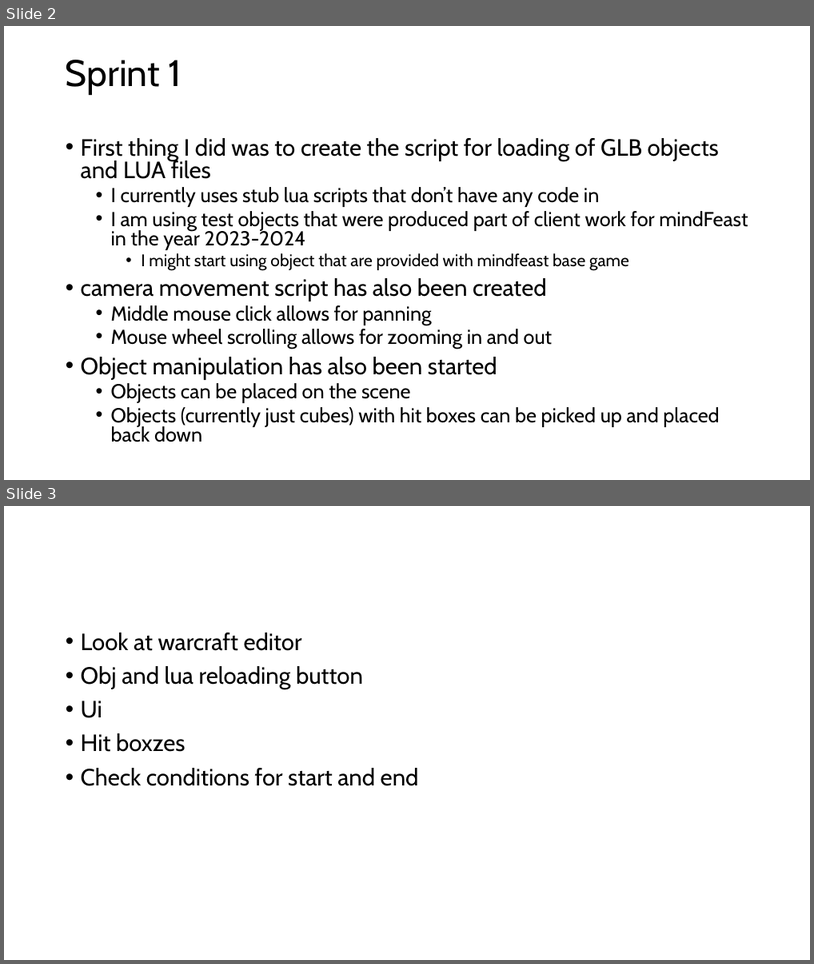
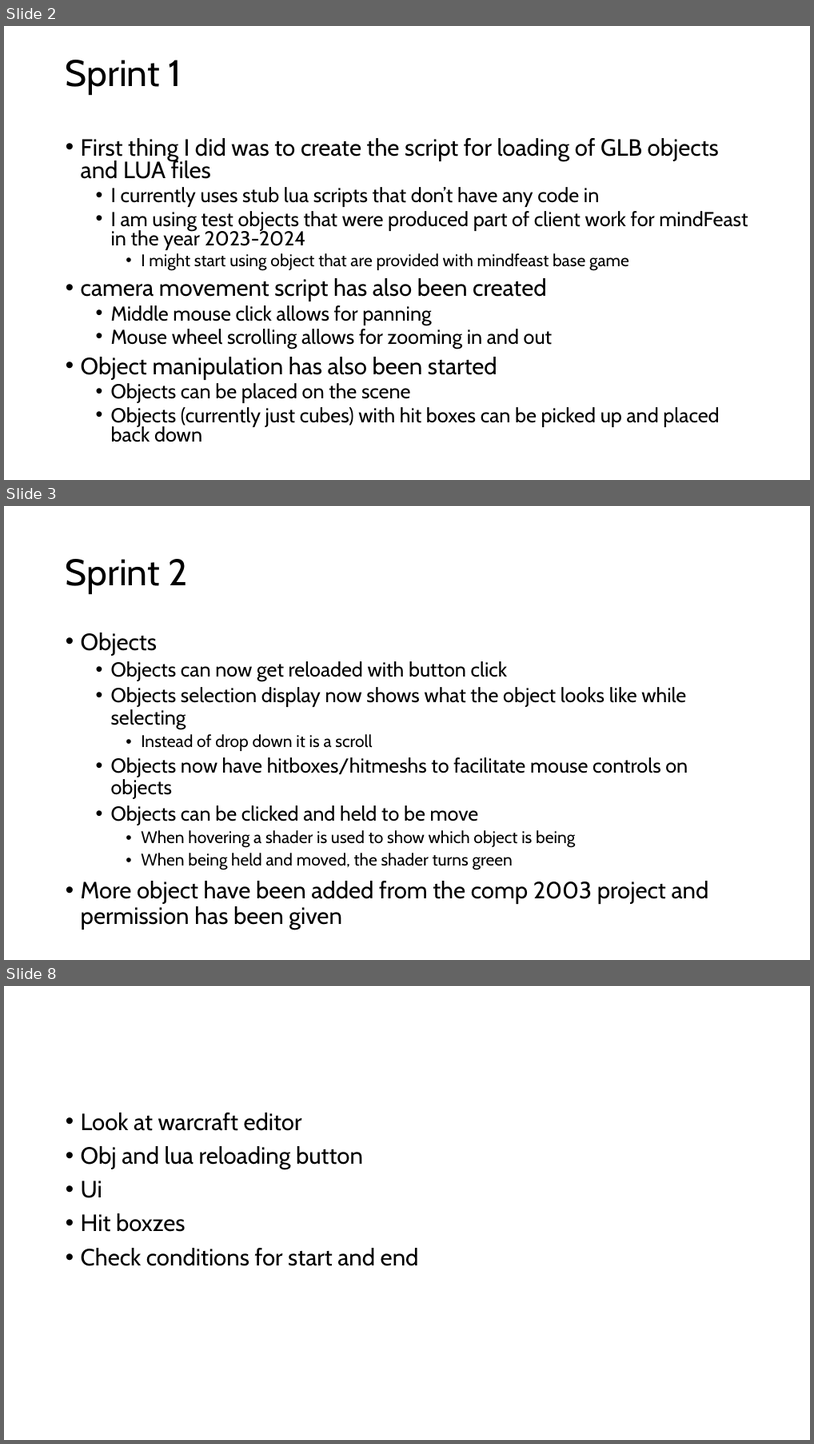
Before and after one commit to Ozzy-King/comp3000, a slide deck: DevBlog.pptx. Shown one above the other, each under a label of ours: slides 2 and 3 before the commit, slides 2, 3 and 8 after it; the slides between them are not shown. The pictures are 814x964 and 814x1444 pixels, drawn with LibreOffice and Linux fonts; fonts in the diff are those of the drawing. Boxes give left, top, right and bottom in pixels: in the first picture for what was removed or moved away, otherwise in the second. Text is boxed around its words. In the diff, an @@ line names an element or a change of style, - is before the commit and + after.

Commit message:
object selector now working. reset button added. added more objects i have request and recived confirmation on use

```diff
--- a/DevBlog.pptx
+++ b/DevBlog.pptx
@@ slide 3 added at (x1=4, y1=506, x2=810, y2=960), background #FFFFFF @@
@@ title added at (x1=66, y1=559, x2=187, y2=594), 44 pt, text #000000 @@
+Sprint 2
@@ text added at (x1=81, y1=632, x2=710, y2=929), 24 pt, text #000000 @@
+• Objects
+  • Objects can now get reloaded with button click
+  • Objects selection display now shows what the object looks like while selecting
+    • Instead of drop down it is a scroll
+  • Objects now have hitboxes/hitmeshs to facilitate mouse controls on objects
+  • Objects can be clicked and held to be move
+    • When hovering a shader is used to show which object is being
+    • When being held and moved, the shader turns green
+• More object have been added from the comp 2003 project and permission has been given
@@ what was slide 3 is now slide 8 @@
```
Also in this commit, not shown: 4 other slides added, 33 other files.
